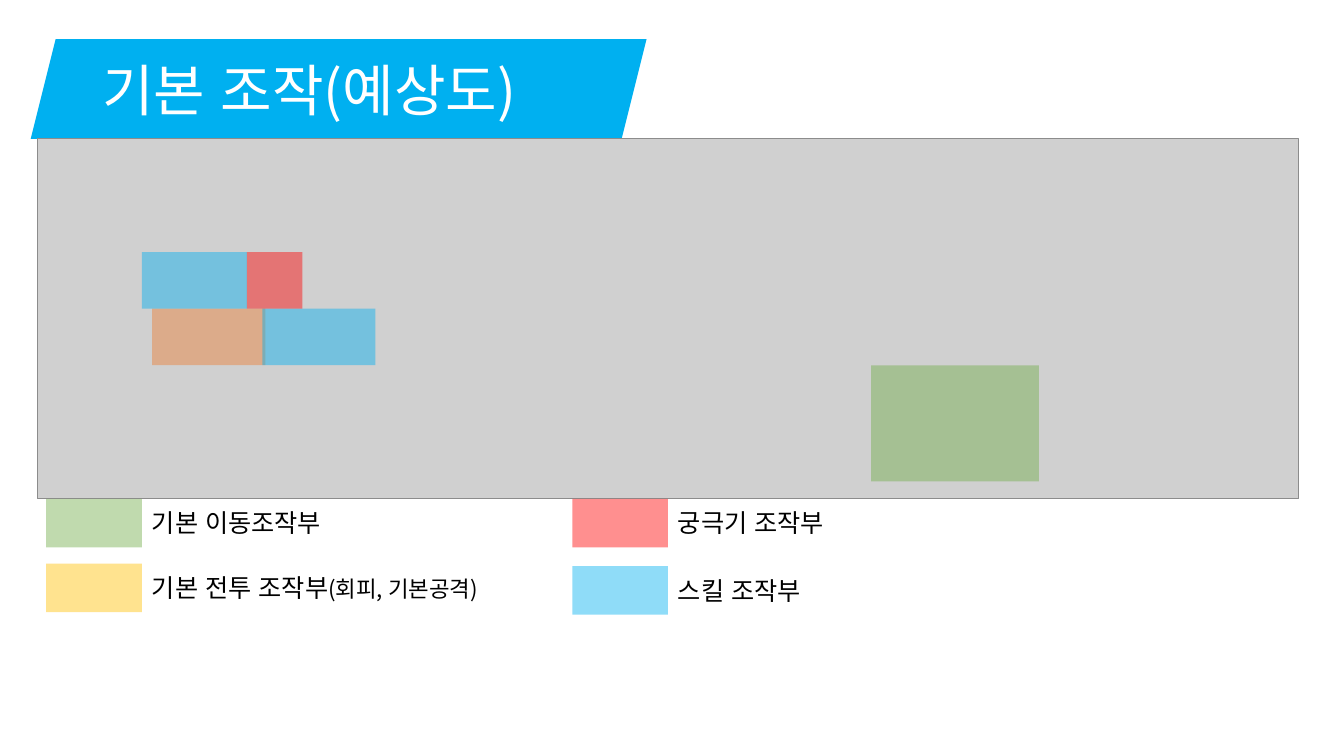
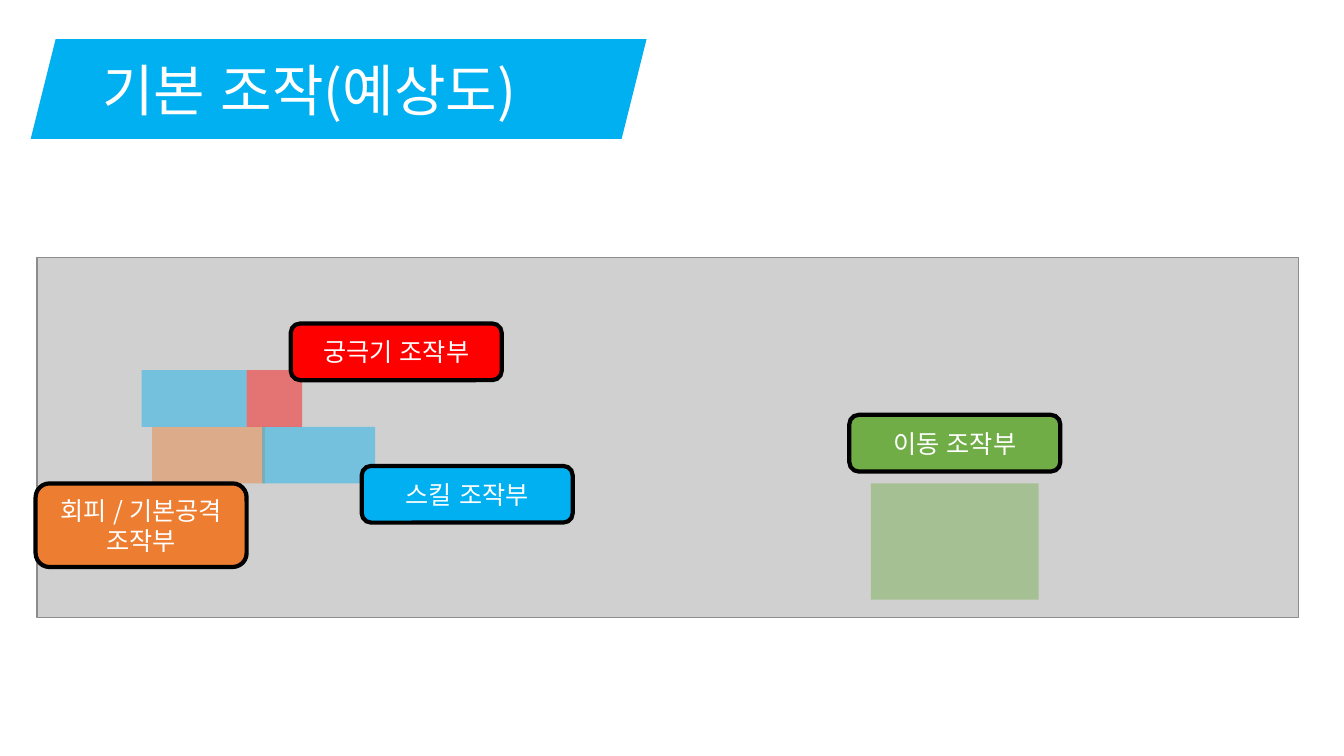
Before and after one commit to korleinster/gamebusdriver, a slide deck: slide 9 of documents/노루막이_김형준_신창섭_홍승필_허지훈.pptx (slide 7 before the commit). Drawn at 1344x756 pixels with LibreOffice and Linux fonts; fonts in the diff are those of the drawing; grey boxes stand for pictures; background and template pictures are left out. Boxes give left, top, right and bottom in pixels: in the first picture for what was removed or moved away, otherwise in the second. Text is boxed around its words. In the diff, an @@ line names an element or a change of style, - is before the commit and + after.

```diff
--- a/documents/노루막이_김형준_신창섭_홍승필_허지훈.pptx
+++ b/documents/노루막이_김형준_신창섭_홍승필_허지훈.pptx
@@ rounded rectangle "궁극기 조작부": place and size @@
-rounded rectangle "궁극기 조작부" at [678,511,825,534]
+rounded rectangle "궁극기 조작부" at [290,324,501,380]
@@ rounded rectangle "궁극기 조작부" at [290,324,501,380]: text colour #000000 to #FFFFFF; alignment left to centre; vertical alignment top to middle; fill none to #FF0000; outline none to #000000 3 pt @@
@@ rounded rectangle added at [850,415,1061,472], fill #70AD47, outline #000000 3 pt, 18 pt, text #FFFFFF @@
+이동 조작부
@@ rectangle: place and size @@
-rectangle at [152,309,265,365]
+rectangle at [152,426,265,483]
@@ rectangle: place and size @@
-rectangle at [262,309,375,365]
+rectangle at [262,426,375,483]
@@ rounded rectangle "스킬 조작부": place and size @@
-rounded rectangle "스킬 조작부" at [678,579,801,602]
+rounded rectangle "스킬 조작부" at [362,466,573,522]
@@ rounded rectangle "스킬 조작부" at [362,466,573,522]: text colour #000000 to #FFFFFF; alignment left to centre; vertical alignment top to middle; fill none to #00B0F0; outline none to #000000 3 pt @@
@@ rounded rectangle "회피 / 기본공격": place and size @@
-rounded rectangle "회피 / 기본공격" at [152,511,321,534]
+rounded rectangle "회피 / 기본공격" at [35,484,246,568]
@@ rounded rectangle "회피 / 기본공격" at [35,484,246,568]: vertical alignment top to middle; fill none to #ED7D31; outline none to #000000 3 pt @@
@@ rectangle removed at [46,499,142,547] @@
@@ text in rounded rectangle at [60,499,222,552]: text changed; text colour #000000 to #FFFFFF @@
-기본 이동조작부
+회피 / 기본공격
+조작부
@@ rectangle removed at [573,499,668,547] @@
@@ 3 rectangles, 1 picture: place and size @@
-3 rectangles, 1 picture at [37,139,1300,499]
+3 rectangles, 1 picture at [37,257,1300,617]
@@ rectangle removed at [46,564,142,612] @@
@@ rectangle removed at [573,567,668,615] @@
@@ text removed at [152,576,478,602] @@
-기본 전투 조작부(회피, 기본공격)
```
Also in this commit, not shown: 7 other slides changed, 4 slides added, 3 slides removed.
